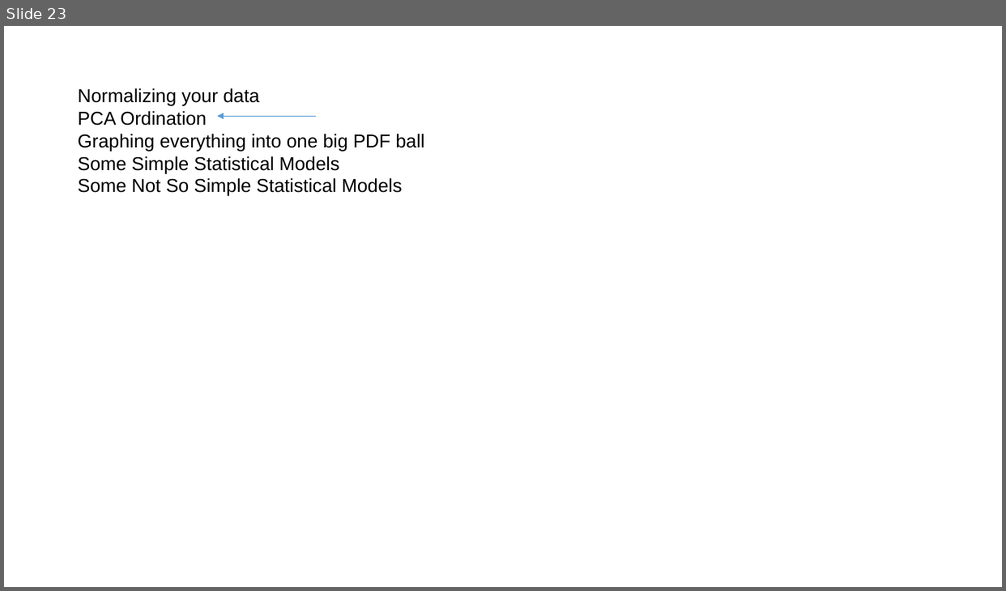
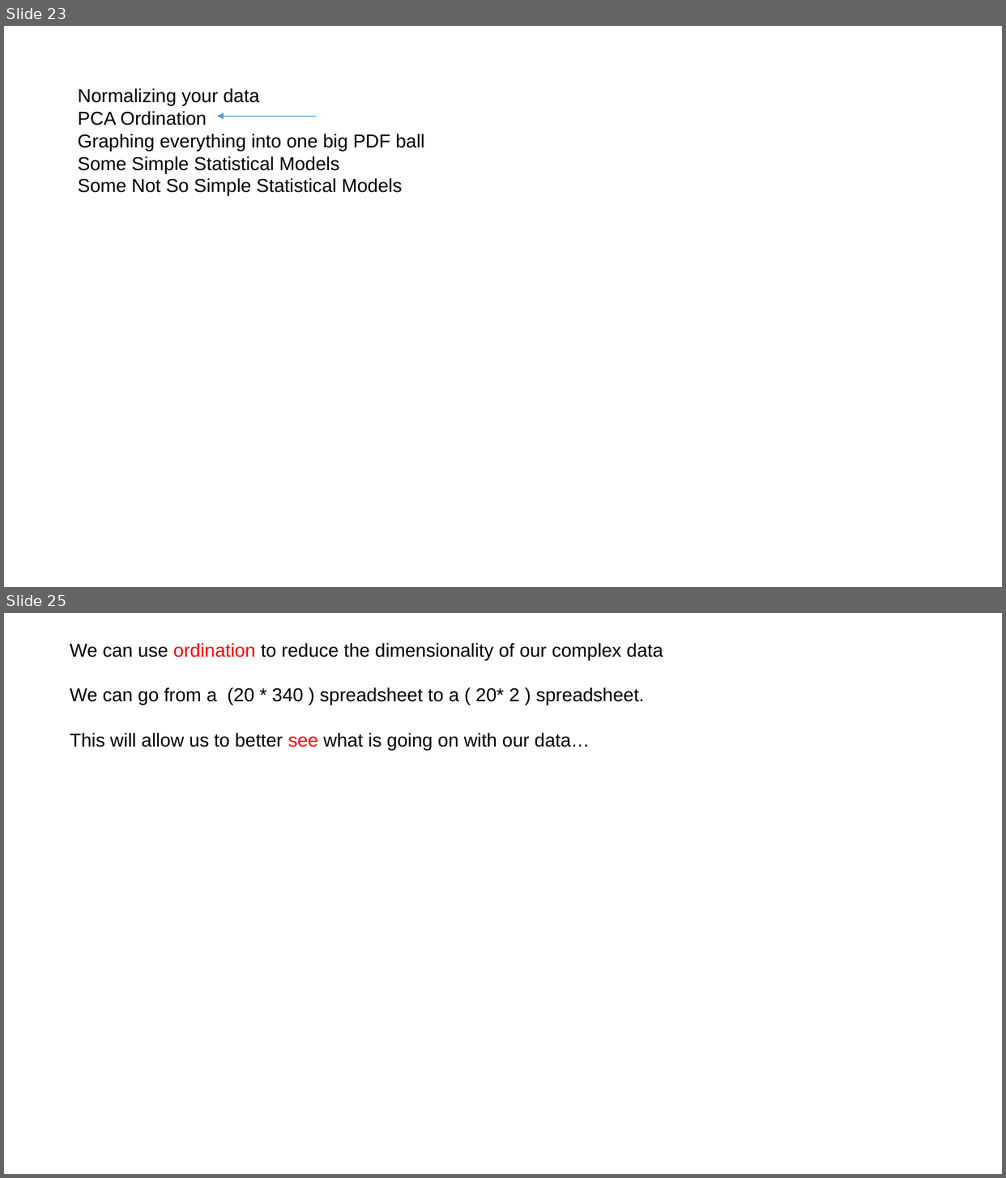
Before and after one commit to afodor/afodor.github.io, a slide deck: classes/ChapelHill2018/ch.pptx. Shown one above the other, each under a label of ours: slide 23 before the commit, slides 23 and 25 after it; the slides between them are not shown. The pictures are 1006x591 and 1006x1178 pixels, drawn with LibreOffice and Linux fonts; fonts in the diff are those of the drawing. Boxes give left, top, right and bottom in pixels: in the first picture for what was removed or moved away, otherwise in the second. Text is boxed around its words. In the diff, an @@ line names an element or a change of style, - is before the commit and + after.

```diff
--- a/classes/ChapelHill2018/ch.pptx
+++ b/classes/ChapelHill2018/ch.pptx
@@ slide 25 added at (4,613,1002,1174), background #FFFFFF @@
@@ text added at (70,643,663,751), 18 pt, text #000000 @@
+We can use ordination to reduce the dimensionality of our complex data
+We can go from a (20 * 340 ) spreadsheet to a ( 20* 2 ) spreadsheet.
+This will allow us to better see what is going on with our data…
```
Also in this commit, not shown: 21 other slides added.
